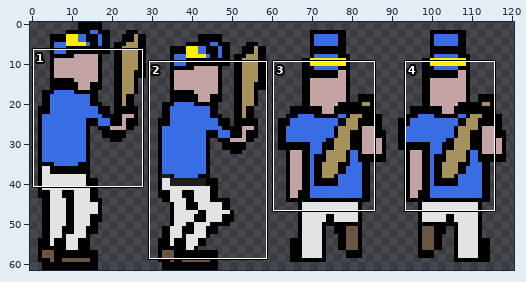
A sprite sheet gets an edit: billySprite0.png. Above, an overview of the earlier version with the close-up marked.
Close-up. Earlier state:
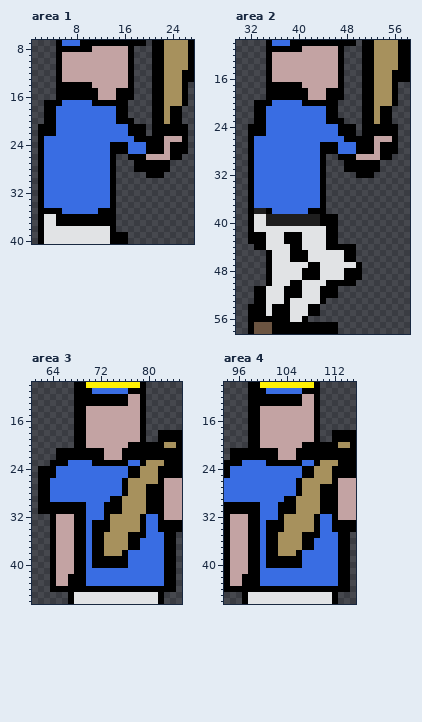
The file is 121x62 pixels. Pixels under 10% opacity are left out. Colours within 5 levels of each other are drawn and written as one. Shown: area 1: x 1..27, y 7..40; area 2: x 30..58, y 10..58; area 3: x 61..85, y 10..46; area 4: x 94..115, y 10..46.
New version:
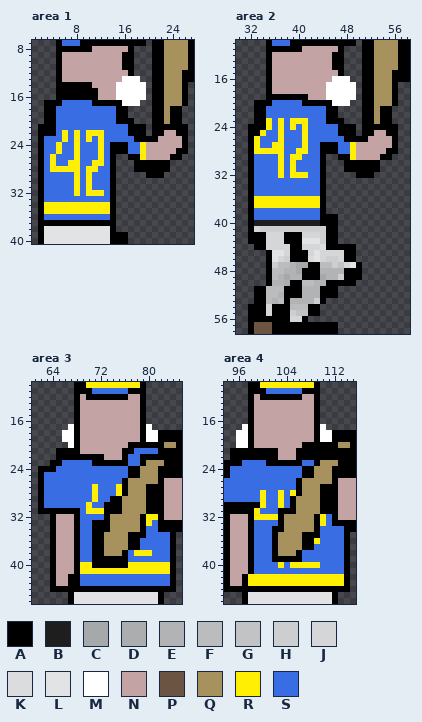
Palette (. is transparent): A #000000  B #1e1e1e  C #a6a9ab  D #acadaf  E #b2b3b5  F #bbbcbe  G #c2c3c5  H #ccced0  J #d5d6d8  K #dadcde  L #e1e3e5  M #ffffff  N #c3a3a3  P #6b5441  Q #a7915d  R #fff003  S #396de3
Changes in this commit:
Changed rows in their new state; - is an unchanged pixel.
Area 1:
first column x 15:
 9 -A---
10 -A---
11 -A---
13 -MMM-
14 MMMMM
15 MMMMM
16 MMMMM
17 -MMM-
first column x 3:
22 ---R-R-RRR----------NN-
23 ---R-R-R-R---------N---
24 --R--R---R------RNNN-NN
25 --R--R---R------RNNN-N-
26 -R---R---R------R------
27 -R--RR--RR-------------
28 -RRRRR-RR--------------
29 -----R-R---------------
30 -----R-R---------------
31 -----R-R---------------
32 -----R-RRR-------------
34 RRRRRRRRRRR------------
35 RRRRRRRRRRR------------
36 SSSSSSSSSSS------------
37 AA---------------------
Area 2:
first column x 33:
12 -------------A---------
13 -------------A---------
14 -------------A---------
16 -------------MMM-------
17 ---NNNNN----MMMMM------
18 ---NNNNNN---MMMMM------
19 ------------MMMMM------
20 -------------MMM-------
23 --R-R-RRR--------------
24 --R-R-R-R--------------
25 -R--R---R-----------NN-
26 R---R---R----------N---
27 R--RR---R-------RNNN-NN
28 RRRRR--RR-------RNNN-N-
29 ----R-RR--------R------
30 ----R-R----------------
31 ----R-R----------------
32 ----R-RRR--------------
first column x 33:
36 RRRRRRRRRRR-----
37 RRRRRRRRRRR-----
38 SSS------SS-----
39 SSSSSSSSSSS-----
40 BB--------------
41 JHHHHHHHHHHH----
42 --JJJ---JJJH----
43 --JJJ------H----
44 --JJJJ--JJJK----
45 -----J---J-JJJJ-
46 ----JH---K-JHHJ-
47 ---HFFECC--FFHGJ
48 ---FFEEC---EEEE-
49 ---FECEE---CEEH-
50 ---EED--FFEE----
51 --FFF---EEE-----
52 --FFE---EEE-----
53 --FEF-EEEEH-----
54 --J---FFF-------
55 --J---HGG-------
56 ------JJ--------
Area 3:
first column x 63:
12 ------N--------------
13 ------NNNNNNNN-------
14 ------N--------------
15 ------N--------------
16 ------N--------------
17 ----M-N----------M---
18 ---MM-N----------MM--
19 ---MM-N----------MM--
20 ----M-N--------------
21 ------NNNN-----SSSS--
22 --------------SS-----
23 ---S-----------------
25 SS-------------------
26 S--------------------
27 S-------R---R--------
28 S-------R---R--------
29 S-------R------------
30 SSSSSSSR-------------
31 ------SRRR-----------
32 ------S----------RR--
33 ------S----------R---
34 ------S--------------
35 ------S-------------S
36 ------S-------------S
37 ------S-------------S
38 ------S--------RRR--S
39 ------S-------------S
40 ------RR------RRRRRRR
41 ------RRRRRRRRRRRRRRR
42 ------S-------------S
43 ------S-------------S
Area 4:
first column x 96:
12 ---N------------
13 ---NNNNNNNN-----
14 ---N------------
15 ---N------------
16 ---N------------
17 -M-N----------M-
18 MM-N----------MM
19 MM-N----------MM
20 MM-N------------
first column x 98:
28 --R--R-R--------
29 --R--RS---------
30 --R--RS---------
31 -R--------------
32 -RRRR-------R---
33 -S-SS-------R---
34 -S-S----------SS
35 -S-S-----------S
36 -S-S-------R---S
37 -S-S-----------S
38 -S-S-----------S
39 -S-S-----------S
40 -S-SSRSRRRRR---S
41 -S-------------S
42 RRRRRRRRRRRRRRRR
43 RRRRRRRRRRRRRRRR
